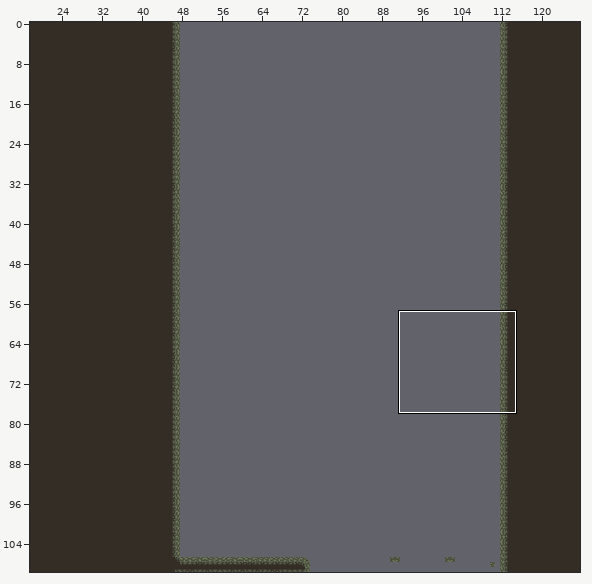
An edit to a level. Tiled map, CosmicHorror/cosmicHorrorTilemap.tmx. Above, an overview of the earlier version with the close-up marked.
Close-up. Before the commit:
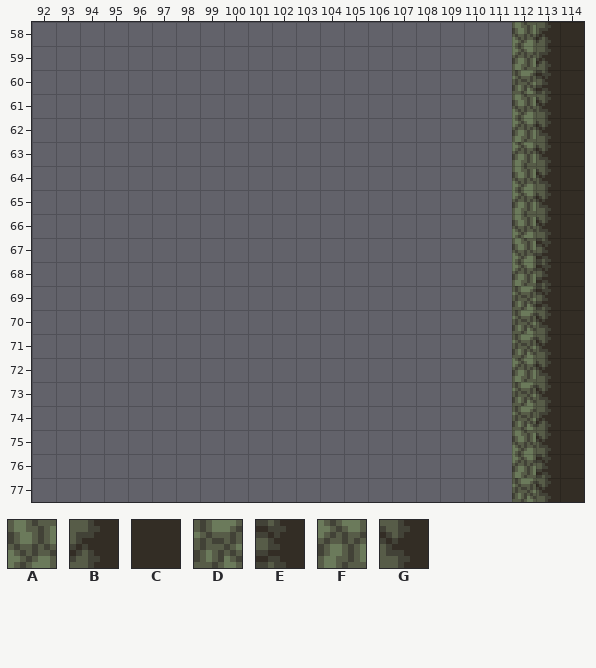
Cells are 8x8 px. Shown: x 92..114, y 58..77. The commit also changed other parts of the map, which this record leaves out.
Key: from "cosmicTileset1": A 14, B 15, C 16, D 21, E 22, F 28, G 29.
_ is an empty cell.
Layer "Tile Layer 1" before, first column x 92:
58 ____________________ABC
59 ____________________FBC
60 ____________________DEC
61 ____________________AGC
62 ____________________FGC
63 ____________________FGC
64 ____________________AGC
65 ____________________FGC
66 ____________________AGC
67 ____________________AEC
68 ____________________FEC
69 ____________________DEC
70 ____________________DGC
71 ____________________DGC
72 ____________________FGC
73 ____________________DGC
74 ____________________DBC
75 ____________________AGC
76 ____________________FEC
77 ____________________DGC
New version:
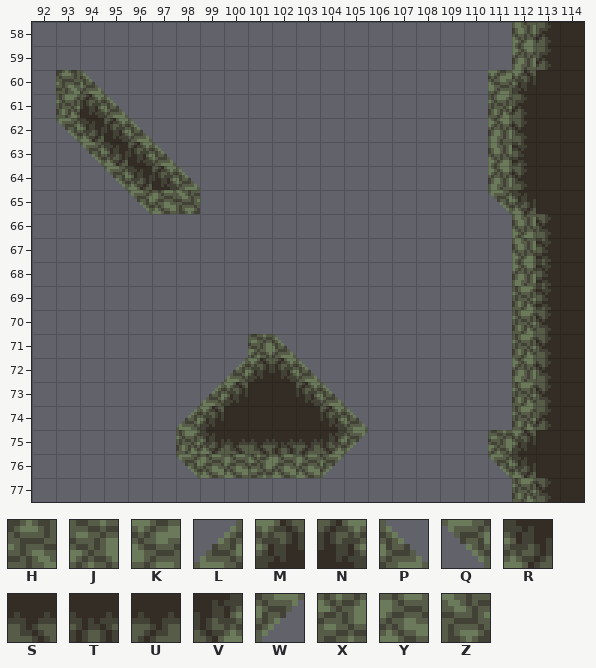
Further tiles: from "cosmicTileset1": H 1, J 3, K 4, L 7, M 8, N 12, P 13, Q 35, R 36, S 37, T 38, U 39, V 40, W 41, X 45, Y 46, Z 47.
The edit:
Changed rows in their new state; . is an unchanged cell.
Layer "Tile Layer 1":
first column x 93:
60 HP................KMC
61 DNP...............DBC
62 QRNP..............FGC
63 .QRNP.............AEC
64 ..QRNP............FGC
65 ...QYZ............QRC
first column x 98:
71 ...JP...........
72 ..LMNP..........
73 .LMCCNP.........
74 LMCCCCNP........
75 DRSSTUVW.....JMC
76 QYYXYYW......QRC
